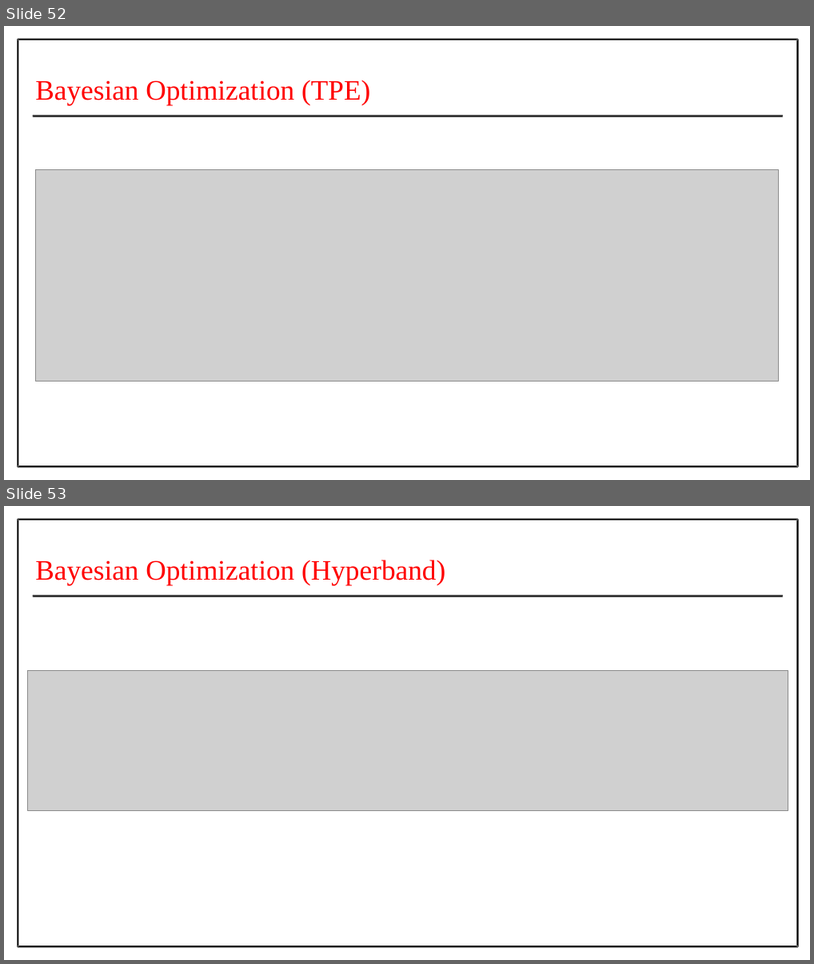
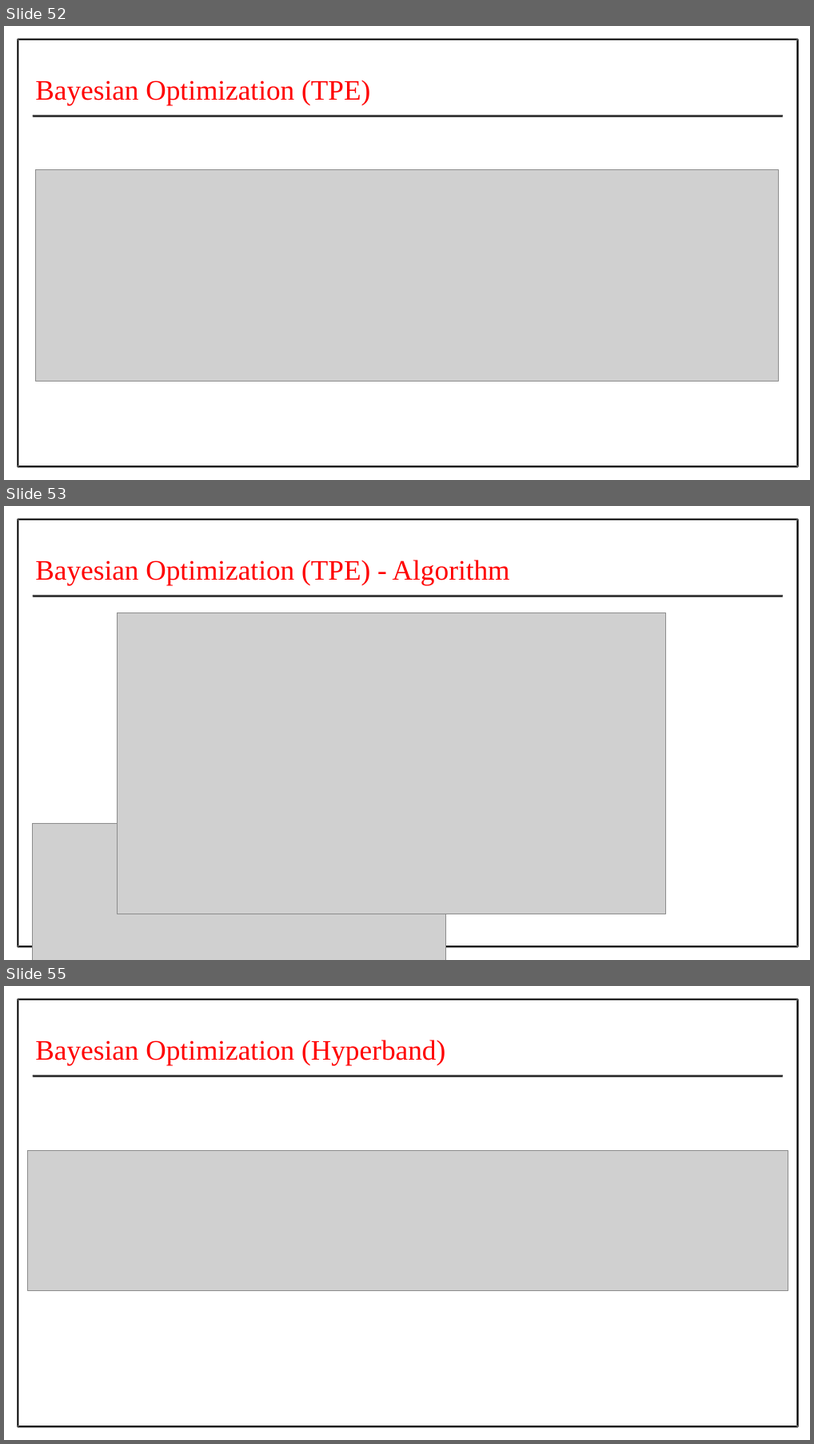
Before and after one commit to Prithiv-vijai/5g_MEC, a slide deck: files/Batch_4 IT-G2 Second Review.pptx. Shown one above the other, each under a label of ours: slides 52 and 53 before the commit, slides 52, 53 and 55 after it; the slides between them are not shown. The pictures are 814x964 and 814x1444 pixels, drawn with LibreOffice and Linux fonts; fonts in the diff are those of the drawing; grey boxes stand for pictures. Boxes give left, top, right and bottom in pixels: in the first picture for what was removed or moved away, otherwise in the second. Text is boxed around its words. In the diff, an @@ line names an element or a change of style, - is before the commit and + after.

```diff
--- a/files/Batch_4 IT-G2 Second Review.pptx
+++ b/files/Batch_4 IT-G2 Second Review.pptx
@@ slide 53 added at (4, 506, 810, 960), background #FFFFFF @@
@@ freeform shape added at (17, 519, 798, 947), fill #000000 @@
@@ text added at (35, 560, 510, 585), 50.4 pt, text #FF0000 @@
+Bayesian Optimization (TPE) - Algorithm
@@ freeform shape added at (33, 595, 783, 596), fill #000000 @@
@@ freeform shape added at (33, 595, 783, 597), fill #595959 @@
@@ picture added at (117, 612, 666, 914) @@
@@ picture added at (33, 823, 446, 960) @@
@@ what was slide 53 is now slide 55 @@
```
Also in this commit, not shown: 1 slide changed, 2 other slides added.
